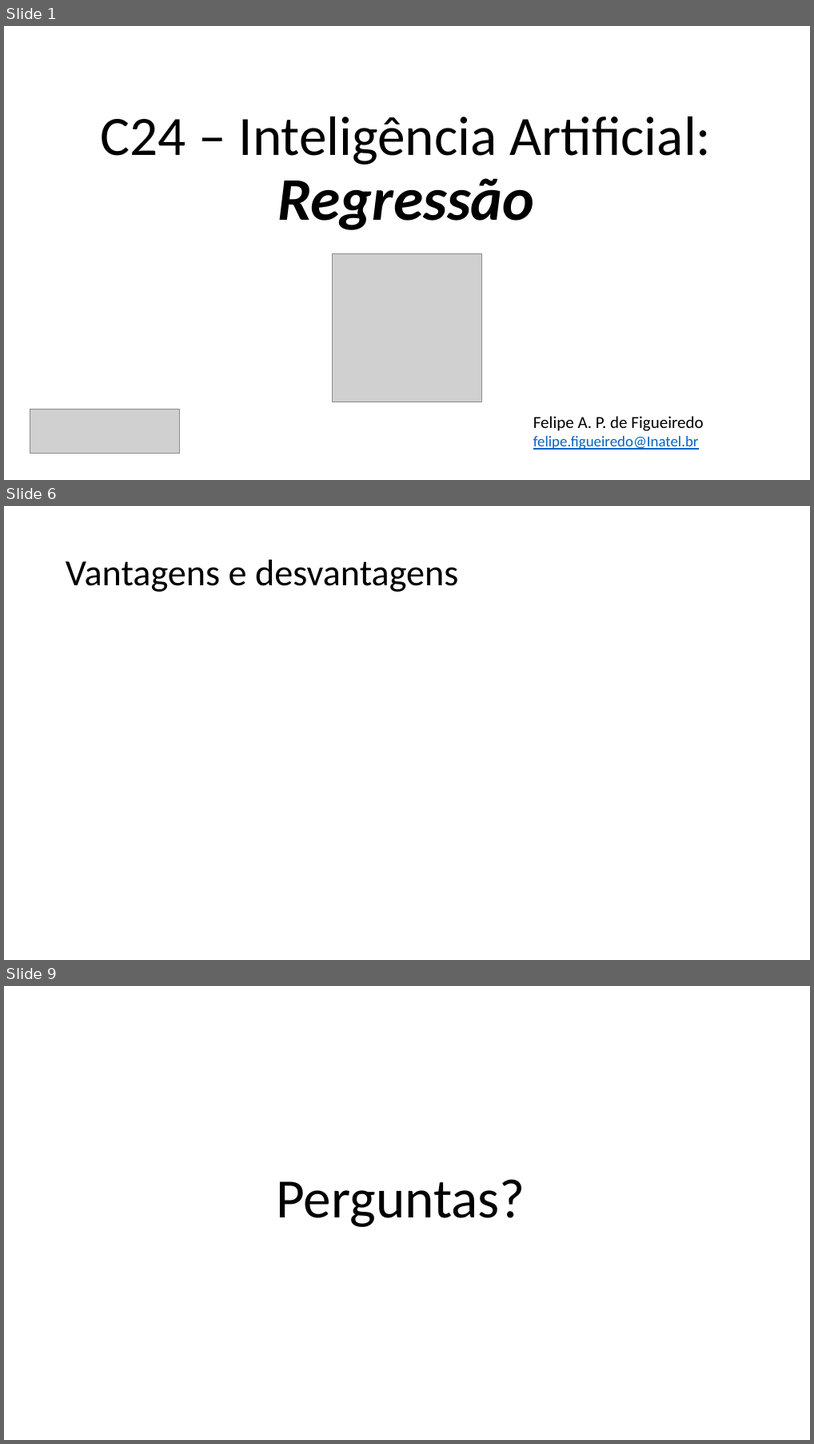
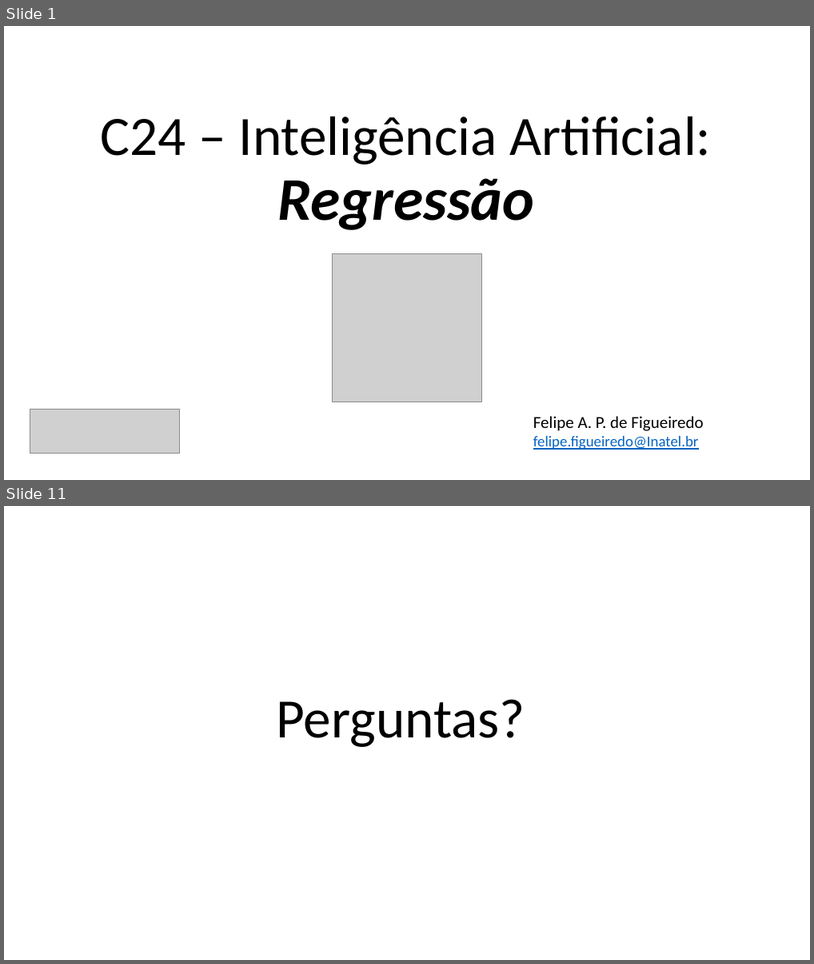
Before and after one commit to zz4fap/c24_inteligencia_artificial, a slide deck: slides/C24_Regressão.pptx. Shown one above the other, each under a label of ours: slides 1, 6 and 9 before the commit, slides 1 and 11 after it; the slides between them are not shown. The pictures are 814x1444 and 814x964 pixels, drawn with LibreOffice and Linux fonts; fonts in the diff are those of the drawing; grey boxes stand for pictures. Boxes give left, top, right and bottom in pixels: in the first picture for what was removed or moved away, otherwise in the second. Text is boxed around its words. In the diff, an @@ line names an element or a change of style, - is before the commit and + after.

```diff
--- a/slides/C24_Regressão.pptx
+++ b/slides/C24_Regressão.pptx
@@ slide 6 removed at (4, 506, 810, 960), background #FFFFFF @@
@@ title removed at (66, 560, 458, 592) @@
-Vantagens e desvantagens
@@ what was slide 9 is now slide 11 @@
```
Also in this commit, not shown: 9 slides added, 6 other slides removed.
